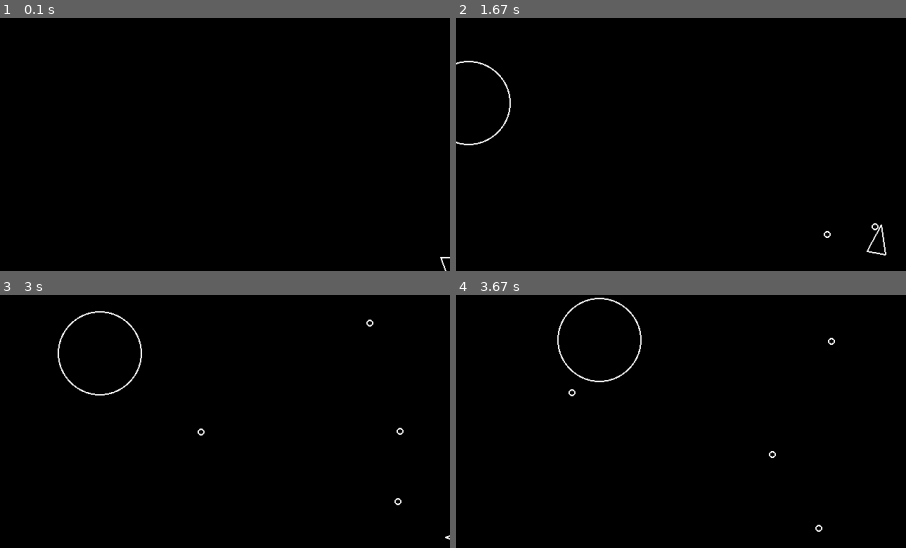
Above: before the commit, frames 1-4 (two rows, left to right).
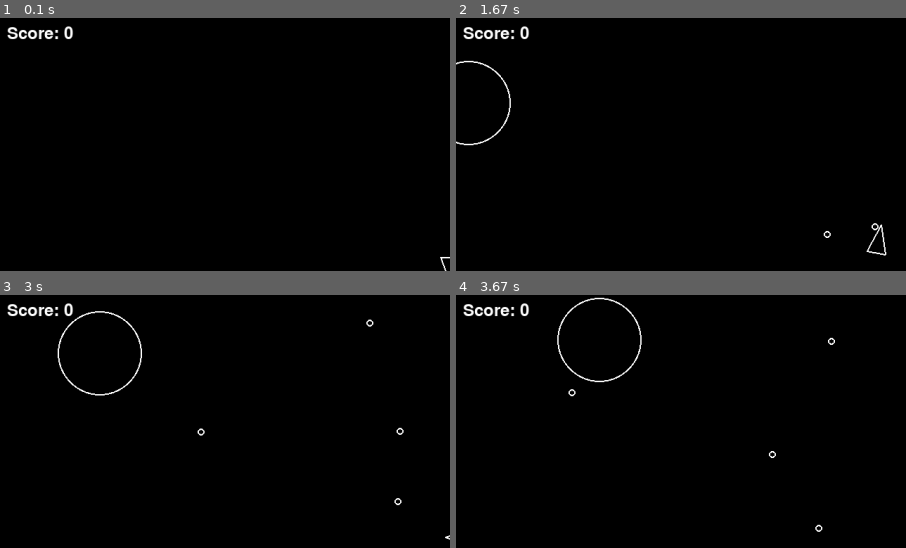
Above: after the commit, the same moments.

Repository: kebba-philip/asteroid-pygame
Game: pygame game, started from main.py
Same seed, same stepped clock (60 frames per second), same inputs: the game is played once before the commit and once after it.
Inputs:
- Up to frame 1 (0.1 s): no input
- Up to frame 2 (1.67 s): tap Space at 0.33, 0.73, 1.03, 1.23, 1.57 s; hold D 0.67-1.13 s; hold W 1.17-1.47 s; hold D from 1.5 s (still down)
- Up to frame 3 (3 s): tap Space at 1.87, 2.07, 2.37, 2.63, 2.97 s; release D at 1.97 s; hold A 2-2.53 s; hold S 2.57-2.87 s; hold A from 2.9 s (still down)
- Up to frame 4 (3.67 s): tap Space at 3.27, 3.4 s; release A at 3.3 s; hold W from 3.33 s (still down)
The pictures show only the part of the screen within x 0-50%, y 0-50%; the shares and areas given below are measured in that part.

The runs differ from the first frame. In frame 1, 0.4% of the frame differs, in the area x 1-17%, y 3-9%; in frame 2, 0.4%; in frame 3, 0.4%; in frame 4, 0.4%.

Commit message:
Add scoreboard

Diff:
--- a/main.py
+++ b/main.py
@@ -1,15 +1,12 @@
-from doctest import DocTestFailure
-
 import pygame
-import asteroid
-import asteroidfield
 from player import Player
 from asteroid import Asteroid
-from constants import SCREEN_WIDTH, SCREEN_HEIGHT, LINE_WIDTH
+from constants import SCREEN_WIDTH, SCREEN_HEIGHT
 from logger import log_state, log_event
 from asteroidfield import AsteroidField
 import sys
 from shot import Shot
+from scoreboard import Scoreboard
 
 
 def main():
@@ -30,7 +27,9 @@
     Player.containers = (updatable, drawable)
     x = SCREEN_WIDTH / 2
     y = SCREEN_HEIGHT / 2
+
     player = Player(x, y)
+    scoreboard = Scoreboard()
 
     clock = pygame.time.Clock()
     dt = 0.0
@@ -49,22 +48,21 @@
         for obj in drawable:
             obj.draw(screen)
 
-        for obj in asteroids:
-            if obj.collides_with(player):
+        scoreboard.draw(screen)
+
+
+        for asteroid in asteroids:
+            if asteroid.collides_with(player):
                 log_event("player_hit")
                 print("Game over!")
                 sys.exit()
 
             for shot in shots:
-                if obj.collides_with(shot):
+                if asteroid.collides_with(shot):
                     log_event("asteroid_shot")
                     shot.kill()
-                    obj.kill()
-
-
-
-
-
+                    scoreboard.add_score(10)
+                    asteroid.split()
 
         pygame.display.flip()
 
@@ -75,6 +73,5 @@
             player.timer -= dt
 
 
-
 if __name__ == "__main__":
     main()
